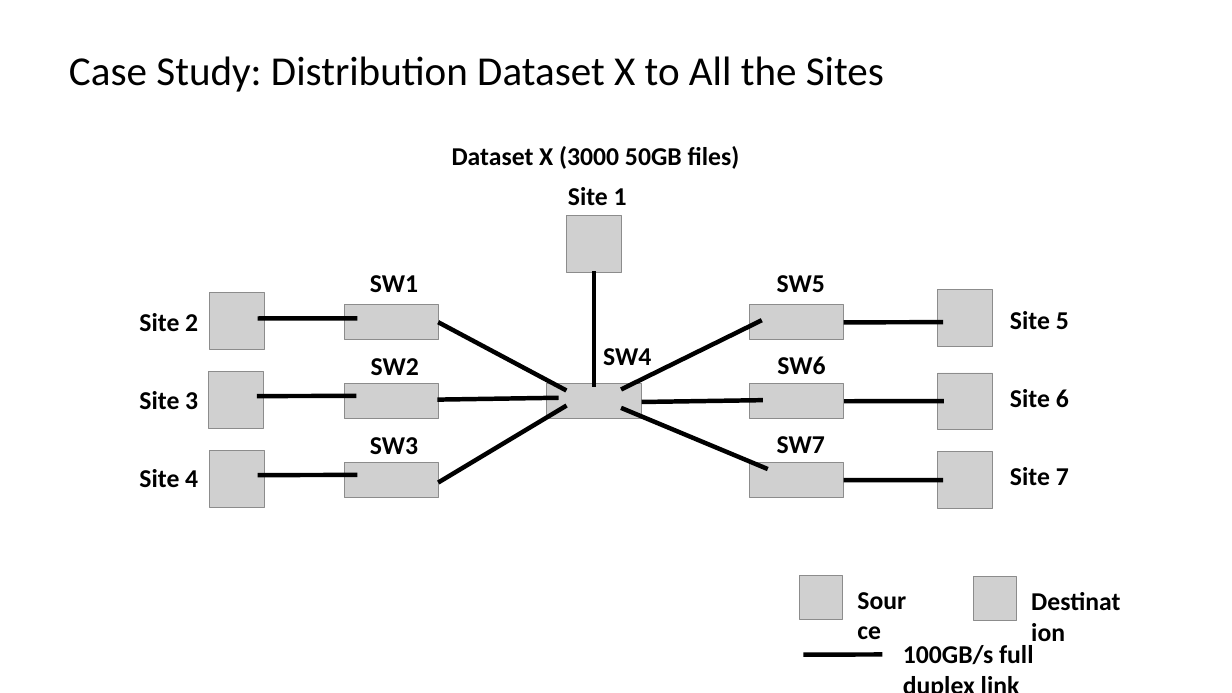
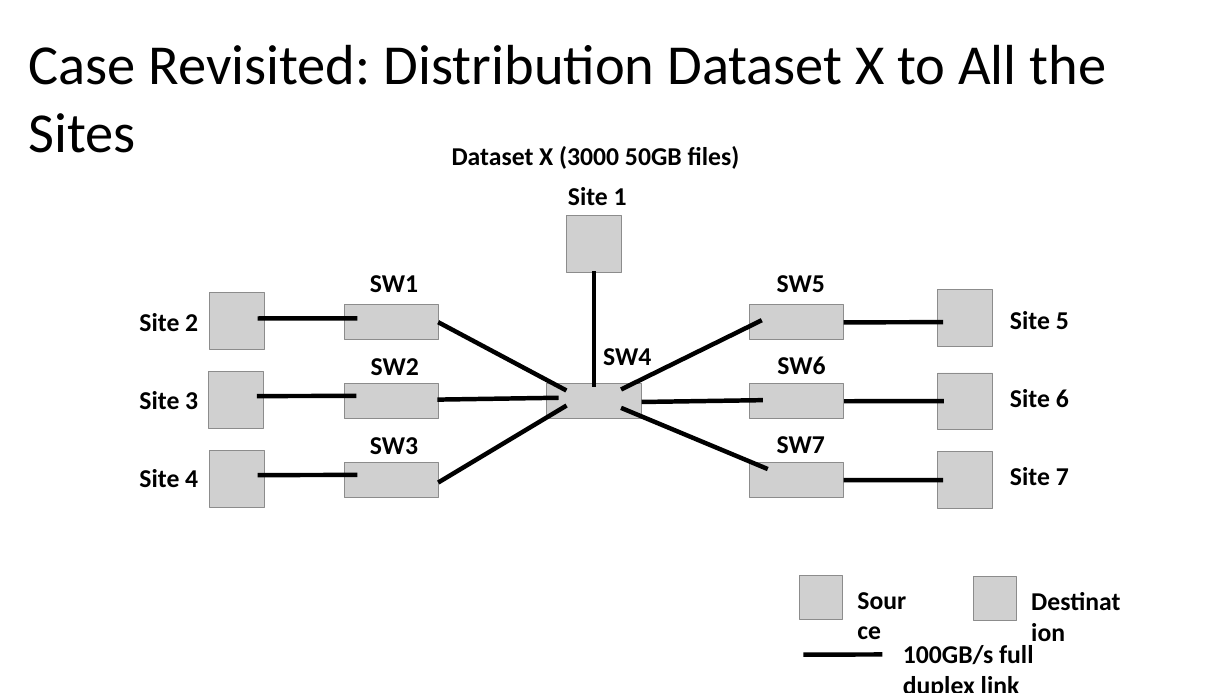
Before and after one commit to snlab/sc16, a slide deck: slide 11 of slides/cms-demo-v1.pptx (slide 7 before the commit). Drawn at 1232x693 pixels with LibreOffice and Linux fonts; fonts in the diff are those of the drawing; grey boxes stand for pictures. Boxes give left, top, right and bottom in pixels: in the first picture for what was removed or moved away, otherwise in the second. Text is boxed around its words. In the diff, an @@ line names an element or a change of style, - is before the commit and + after.

```diff
--- a/slides/cms-demo-v1.pptx
+++ b/slides/cms-demo-v1.pptx
@@ text at (28,44,1107,153): text changed; size 32 to 44 pt @@
-Case Study: Distribution Dataset X to All the Sites
+Case Revisited: Distribution Dataset X to All the Sites
```
Also in this commit, not shown: 6 other slides changed, 4 slides added, 2 slides removed.
